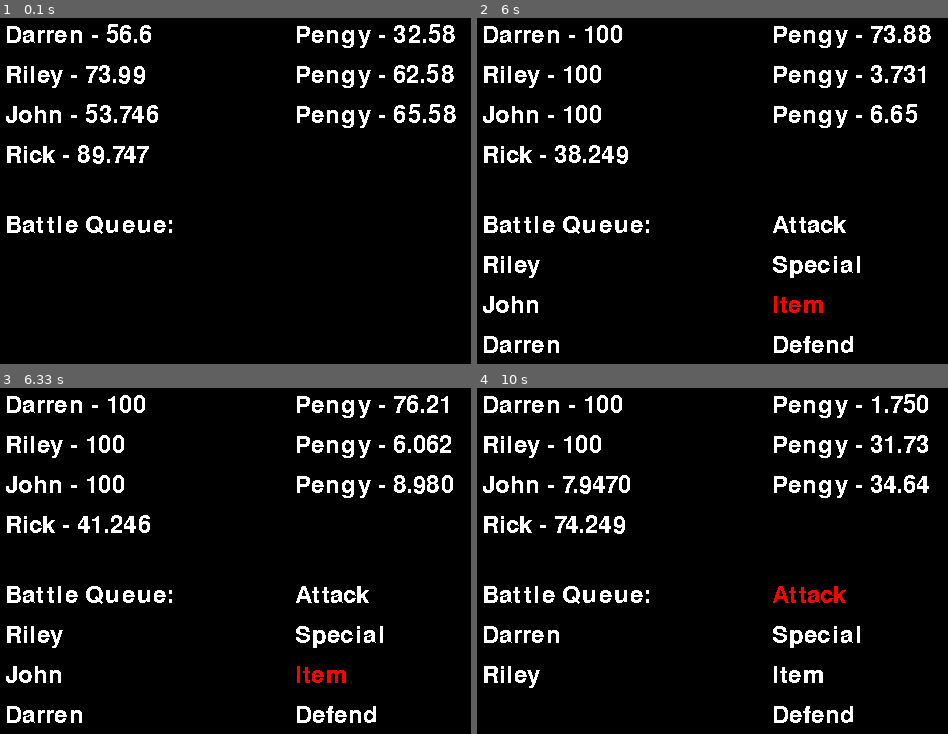
Above: before the commit, frames 1-4 (two rows, left to right).
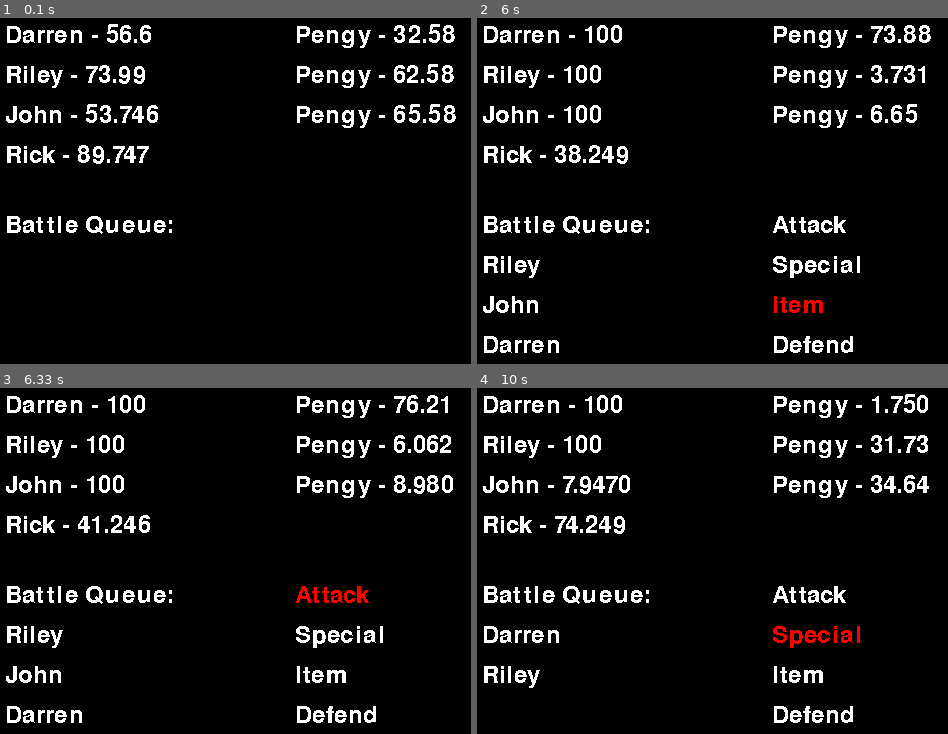
Above: after the commit, the same moments.

Repository: rigratz/PygameRPG
Game: pygame game, started from Main.py
Same seed, same stepped clock (60 frames per second), same inputs: the game is played once before the commit and once after it.
Inputs:
- Up to frame 1 (0.1 s): no input
- Up to frame 2 (6 s): hold Down 0.83-1.3 s; hold Up 1.33-1.7 s; tap Space at 1.73, 2.13, 2.87, 3.2, 3.53, 3.93, 4.67, 5, 5.4 s; hold Down 2.07-2.43 s; tap S at 2.47 s; hold Up 2.8-3.1 s; hold Down 3.13-3.43 s; hold Up 3.47-3.83 s; hold Down 3.87-4.23 s; hold Down 4.6-4.9 s; hold Up 4.93-5.3 s; hold Down 5.33-5.7 s
- Up to frame 3 (6.33 s): tap X at 6.07 s
- Up to frame 4 (10 s): hold Down 6.4-6.7 s; tap Space at 6.47, 6.8, 7.2, 7.93, 8.27, 8.67, 9.07, 9.4, 9.73 s; tap S at 6.55, 9.15 s; hold Up 6.73-7.1 s; hold Down 7.13-7.5 s; hold Down 7.87-8.17 s; hold Up 8.2-8.57 s; hold Down 8.6-8.97 s; tap X at 8.75, 9.82 s; hold Up 9-9.3 s; hold Down 9.33-9.63 s; hold Up from 9.67 s (still down)

Frames 1-2 are identical in both runs. In frame 3, 0.6% of the frame differs, in the area x 62-79%, y 57-86%; in frame 4, 0.8%, in the area x 62-82%, y 57-76%.

Commit message:
Greatly reduced redundancy in Battle code. Disambiguated actions and items. Battle actions functional, if not finalized

Diff:
--- a/Action.py
+++ b/Action.py
@@ -1,18 +1,150 @@
+NONE = 'None'
+
+FIRE = 'Fire'
+ICE = 'Ice'
+LIGHTNING = 'Lightning'
+PHYSICAL = 'Physical'
+COVER = 'Cover'
+STEAL = 'Steal'
+HEAL = 'Heal'
+REVIVE = 'Revive'
+
+
+class Actions(object):
+    def __init__(self, special):
+        self.attack = Attack()
+        self.defend = Defend()
+        self.techs = special
+
+
 class Action(object):
     """Actions entities can take. Not implemented yet"""
-    def __init__(self):
+    def __init__(self, name, attack, element):
+        self.name = name
+        self.attack = attack
+        self.element = element
+
+    def enact(self, caster, target):
+        """Method to be overridden by extending classes. Enacts Action from one caster on one target"""
+        caster.reset_atb()
         pass
 
-    def activate(self, caster, target):
-        """Method to be overridden by extending classes. Enacts Action"""
-        pass
 
 
 class Attack(Action):
     """Default attack action"""
     def __init__(self):
-        super(Attack, self).__init__()
+        super(Attack, self).__init__('Attack', True, PHYSICAL)
 
-    def activate(self, caster, target):
-        target.hp -= caster.str
-        super(Attack, self).activate(caster, target)
+    def enact(self, caster, target):
+        print(target.name + ' just got whacked by ' + caster.name)
+        target.hp -= calculate_damage(caster, target, self)
+        super(Attack, self).enact(caster, target)
+
+
+class Defend(Action):
+    """Default defend action"""
+    def __init__(self):
+        super(Defend, self).__init__('Defend', False, None)
+
+    def enact(self, caster, target=None):
+        print(caster.name + ' plays it cool. Defending!')
+        caster.defending = True
+        super(Defend, self).enact(caster, target)
+
+
+class Fire(Action):
+    """Action representing Mage's Fire spell"""
+    def __init__(self):
+        super(Fire, self).__init__(FIRE, True, FIRE)
+
+    def enact(self, caster, target):
+        print(target.name + ' just got burned by ' + caster.name)
+        target.hp -= calculate_damage(caster, target, self)
+        super(Fire, self).enact(caster, target)
+
+
+class Ice(Action):
+    """Action representing Mage's Ice spell"""
+    def __init__(self):
+        super(Ice, self).__init__(ICE, True, ICE)
+
+    def enact(self, caster, target):
+        print(target.name + ' just got frozen by ' + caster.name)
+        target.hp -= calculate_damage(caster, target, self)
+        super(Ice, self).enact(caster, target)
+
+
+class Lightning(Action):
+    """Action representing Mage's Ice spell"""
+    def __init__(self):
+        super(Lightning, self).__init__(LIGHTNING, True, LIGHTNING)
+
+    def enact(self, caster, target):
+        print(target.name + ' just got electrocuted by ' + caster.name)
+        target.hp -= calculate_damage(caster, target, self)
+        super(Lightning, self).enact(caster, target)
+
+
+class Cover(Action):
+    """Action representing Knight's Cover ability"""
+    def __init__(self):
+        super(Cover, self).__init__(COVER, False, None)
+
+    def enact(self, caster, target):
+        print(target.name + ' is being Covered by ' + caster.name)
+        target.defending = True
+        super(Cover, self).enact(caster, target)
+
+
+class Steal(Action):
+    """Action representing Rogue's Steal ability"""
+    def __init__(self):
+        super(Steal, self).__init__(STEAL, True, None)
+
+    def enact(self, caster, target):
+        print(target.name + ' just got jacked by ' + caster.name)
+        super(Steal, self).enact(caster, target)
+
+
+class Heal(Action):
+    """Action representing Cleric's Heal spell"""
+    def __init__(self):
+        super(Heal, self).__init__(HEAL, False, None)
+
+    def enact(self, caster, target):
+        print(caster.name + ' just healed ' + target.name)
+        super(Heal, self).enact(caster, target)
+
+
+class Revive(Action):
+    """Action representing Cleric's Revive spell"""
+    def __init__(self):
+        super(Revive, self).__init__(REVIVE, False, None)
+
+    def enact(self, caster, target):
+        print(caster.name + ' just revived ' + target.name)
+        super(Revive, self).enact(caster, target)
+
+
+def calculate_damage(caster, target, action):
+    if action.element == PHYSICAL:
+        damage = caster.str - (target.dfn / 4)
+        if target.defending is True:
+            damage /= 2
+    else:
+        damage = caster.mag - (target.mgd / 4)
+        for resistance in target.resistance:
+            if action.element == resistance:
+                print(target.name + ' is strong against ' + resistance)
+                damage /= 2
+        for weakness in target.weakness:
+            if action.element == weakness:
+                print(target.name + ' is weak against ' + weakness)
+                damage *= 2
+
+    return damage
+
+
+def calculate_healing(caster, target, action):
+    pass
--- a/Battle.py
+++ b/Battle.py
@@ -1,3 +1,4 @@
+from Action import Action
 import pygame
 from pygame import *
 import random
@@ -29,6 +30,7 @@
         self.magicMenu = False
         self.itemMenu = False
         self.targeting = False
+        self.selectedAction = None
         self.selectionBuffer = 0
 
         # Each character's starting ATB value is random
@@ -73,6 +75,10 @@
         textY = 10
 
         for e in self.enemyGroup.members:
+            if e.hp <= 0:
+                print(e.name + ' has returned from whence they came.')
+                self.enemyGroup.members.remove(e)
+
             # Adjust enemy ATB gauge
             e.atb_charge(atbIncrement)
             if e.atb == 100:
@@ -98,143 +104,109 @@
 
         # Display and navigate available Action options
         if self.battleQueue.get_size() > 0:
-            availableTechs = self.battleQueue.peek().techs
-            availableItems = self.party.items
-            if self.magicMenu is False and self.itemMenu is False and self.targeting is False:
-                # Display default Battle options
-                self.display_options(ACTIONS, self.highlightedAction, 300, 200, screen)
-
-                if self.selectionBuffer == 0:
-                    if controls.select:
-                        if self.highlightedAction == ATTACK:
-                            # player = self.battleQueue.dequeue()
-                            # print(player.name + ' attacks!')
-                            self.targeting = True
-                            self.highlightedAction = 0
-                            # player.reset_atb()
-                        elif self.highlightedAction == SPECIAL:
-                            self.magicMenu = True
-                            self.highlightedAction = 0
-                        elif self.highlightedAction == ITEM:
-                            self.itemMenu = True
-                            self.highlightedAction = 0
-                        elif self.highlightedAction == DEFEND:
-                            player = self.battleQueue.dequeue()
-                            print(player.name + ' defends!')
-                            self.highlightedAction = 0
-                            player.reset_atb()
-                        self.selectionBuffer = SELECTION_BUFFER
-
-                    if controls.skip:
-                        self.battleQueue.front_to_back()
+            player = self.battleQueue.peek()
+            optionList = self.get_options_list(self.battleQueue.peek())
+            options = len(optionList) - 1
+
+            if self.targeting:
+                self.display_targets(optionList, self.highlightedAction, 300, 200, screen)
+            else:
+                self.display_options(optionList, self.highlightedAction, 300, 200, screen)
+
+            if self.selectionBuffer == 0:
+                if controls.select:
+                    if self.targeting is False:
+                        self.make_selection(player, optionList[self.highlightedAction])
+                    else:
+                        self.selectedAction.enact(player, optionList[self.highlightedAction])
+                        self.targeting = self.magicMenu = self.itemMenu = False
+                        self.battleQueue.dequeue()
+                    self.selectionBuffer = SELECTION_BUFFER
+                    self.highlightedAction = 0
+                if controls.cancel:
+                    if self.targeting:
+                        self.targeting = False
+                    elif self.magicMenu:
+                        self.magicMenu = False
+                    elif self.itemMenu:
+                        self.itemMenu = False
+                    self.highlightedAction = 0
+                    self.selectionBuffer = SELECTION_BUFFER
+                if controls.skip:
+                    self.battleQueue.front_to_back()
+                    self.targeting = self.magicMenu = self.itemMenu = False
+                    self.highlightedAction = 0
+                    self.selectionBuffer = SELECTION_BUFFER
+                if controls.up or controls.left:
+                    self.highlightedAction -= 1
+                    if self.highlightedAction < 0:
+                        self.highlightedAction = options
+                    self.selectionBuffer = SELECTION_BUFFER
+                if controls.down or controls.right:
+                    self.highlightedAction += 1
+                    if self.highlightedAction > options:
                         self.highlightedAction = 0
-                        self.selectionBuffer = SELECTION_BUFFER
-                    if controls.up:
-                        self.highlightedAction -= 1
-                        if self.highlightedAction < ATTACK:
-                            self.highlightedAction = DEFEND
-                        self.selectionBuffer = SELECTION_BUFFER
-                    if controls.down:
-                        self.highlightedAction += 1
-                        if self.highlightedAction > DEFEND:
-                            self.highlightedAction = ATTACK
-                        self.selectionBuffer = SELECTION_BUFFER
-            elif self.magicMenu is False and self.itemMenu is False and self.targeting is True:
-                self.display_targets(self.enemyGroup.members, self.highlightedAction,300, 200, screen)
-
-                if self.selectionBuffer == 0:
-                    if controls.select:
-                        target = self.enemyGroup.members[self.highlightedAction]
-                        player = self.battleQueue.dequeue()
-                        print(target.name + ' HP: ' + str(target.hp))
-                        print(player.name + ' attacks ' + target.name)
-                        self.calculate_damage(player, target, 'Attack')
-                        print(target.name + ' HP: ' + str(target.hp))
-                        if target.hp <= 0:
-                            print(target.name + ' defeated!')
-                            self.enemyGroup.members.remove(target)
-                        self.highlightedAction = 0
-                        self.targeting = False
-                        player.reset_atb()
-                        self.selectionBuffer = SELECTION_BUFFER
-
-                    if controls.cancel:
-                        self.targeting = False
-                        self.selectionBuffer = SELECTION_BUFFER
-
-                    if controls.skip:
-                        if self.battleQueue.size > 1:
-                            self.battleQueue.front_to_back()
-                            self.highlightedAction = 0
-                            self.selectionBuffer = SELECTION_BUFFER
-                    if controls.up:
-                        self.highlightedAction -= 1
-                        if self.highlightedAction < 0:
-                            self.highlightedAction = len(self.enemyGroup.members) - 1
-                        self.selectionBuffer = SELECTION_BUFFER
-                    if controls.down:
-                        self.highlightedAction += 1
-                        if self.highlightedAction > len(self.enemyGroup.members) - 1:
-                            self.highlightedAction = 0
-                        self.selectionBuffer = SELECTION_BUFFER
-            elif self.magicMenu and not self.targeting:
-                # Display Magic options
-                self.display_options(self.battleQueue.peek().techs, self.highlightedAction, 300, 200, screen)
-
-                if self.selectionBuffer == 0:
-                    if controls.select:
-                        # player = self.battleQueue.dequeue()
-                        # print(player.name + ' uses ' + availableTechs[self.highlightedAction] + " magic!")
-                        # self.magicMenu = False
-                        self.targeting = True
-                        self.highlightedAction = 0
-                        self.selectionBuffer = SELECTION_BUFFER
-                        # player.reset_atb()
-                    if controls.cancel:
-                        self.magicMenu = False
-                        self.selectionBuffer = SELECTION_BUFFER
-                    if controls.up:
-                        self.highlightedAction -= 1
-                        if self.highlightedAction < 0:
-                            self.highlightedAction = len(availableTechs) - 1
-                        self.selectionBuffer = SELECTION_BUFFER
-                    if controls.down:
-                        self.highlightedAction += 1
-                        if self.highlightedAction > len(availableTechs) - 1:
-                            self.highlightedAction = 0
-                        self.selectionBuffer = SELECTION_BUFFER
-            elif self.itemMenu and not self.targeting:
-                # Display available Item options
-                self.display_options(self.party.items, self.highlightedAction, 300, 200, screen)
-
-                if self.selectionBuffer == 0:
-                    if controls.select:
-                        player = self.battleQueue.dequeue()
-                        print(player.name + ' uses ' + availableItems[self.highlightedAction] + " item!")
-                        self.itemMenu = False
-                        self.selectionBuffer = SELECTION_BUFFER
-                        player.reset_atb()
-                    if controls.cancel:
-                        self.itemMenu = False
-                        self.selectionBuffer = SELECTION_BUFFER
-                    if controls.up:
-                        self.highlightedAction -= 1
-                        if self.highlightedAction < 0:
-                            self.highlightedAction = len(availableItems) - 1
-                        self.selectionBuffer = SELECTION_BUFFER
-                    if controls.down:
-                        self.highlightedAction += 1
-                        if self.highlightedAction > len(availableItems) - 1:
-                            self.highlightedAction = 0
-                        self.selectionBuffer = SELECTION_BUFFER
-            elif self.magicMenu and self.targeting:
-                self.display_targets(self.enemyGroup.members, self.highlightedAction, 300, 200, screen)
-                pass
-            elif self.itemMenu and self.targeting:
-                pass
+                    self.selectionBuffer = SELECTION_BUFFER
+
         else:
             self.highlightedAction = -1
+
         return BATTLE_CONTINUE
+
+    def make_selection(self, actor, selection):
+        if self.magicMenu is False and self.itemMenu is False:
+            if selection == 'Attack':
+                self.selectedAction = actor.actions.attack
+                self.targeting = True
+            elif selection == 'Special':
+                self.magicMenu = True
+            elif selection == 'Item':
+                self.itemMenu = True
+            elif selection == 'Defend':
+                actor.actions.defend.enact(actor, None)
+                self.battleQueue.dequeue()
+        elif self.magicMenu:
+            for action in actor.actions.techs:
+                if selection == action.name:
+                    self.selectedAction = action
+                    self.targeting = True
+                    break
+
+        elif self.itemMenu:
+            for item in self.party.items:
+                if selection == item.name:
+                    self.selectedAction = item
+                    self.targeting = True
+                    break
+
+
+    def get_options_list(self, actor):
+        """Method to derive list of selectable options in battle. Seems sort of hacky as currently implemented,
+            will probably be done differently in later versions"""
+        if self.targeting:
+            if self.selectedAction.attack:
+                return self.enemyGroup.members
+            else:
+                return self.players
+
+        if self.magicMenu is False and self.itemMenu is False:
+            return ACTIONS
+
+        elif self.magicMenu:
+            return self.get_named_list(actor.techs)
+
+        elif self.itemMenu:
+            return self.get_named_list(self.party.items)
+
+        else:
+            return None
+
+    def get_named_list(self, list):
+        """MUST BE USED ON LIST OF OBJECTS CONTAINING .name FIELD"""
+        result = []
+        for i in list:
+            result.append(i.name)
+        return result
 
     @staticmethod
     def display_single_line(line, x, y, screen):
@@ -274,11 +246,6 @@
     def navigate_targets(self, caster, targets, action):
         pass
 
-    def calculate_damage(self, caster, target, action):
-        """Determines the result of a caster's action on a target"""
-        if action == 'Attack':
-            target.hp -= caster.str
-
     def battle_results(self):
         """Calculate XP gain, level increase, item drops, etc"""
         pass
--- a/BattleEntity.py
+++ b/BattleEntity.py
@@ -1,3 +1,4 @@
+from Action import *
 import random
 
 
@@ -21,6 +22,9 @@
         self.mgd = 10
         self.spd = 10
         self.techs = []
+        self.resistance = []
+        self.weakness = []
+        self.defending = False
         self.friendly = False
 
         for prop, value in kwargs.items():
@@ -29,6 +33,7 @@
             else:
                 pass # throw some type of exception
 
+        self.actions = Actions(self.techs)
         self.set_atb_start()
 
     def set_atb_start(self):
@@ -49,7 +54,7 @@
 
     def take_action(self, action):
         """Does something. Not implemented yet"""
-        action.activate()
+        action.enact()
         self.reset_atb()
 
     def level_up(self):
--- a/Enemy.py
+++ b/Enemy.py
@@ -18,7 +18,8 @@
     def __init__(self):
         self.charged = False
         abilities = ['Peck', 'Snowball', 'Charge']
-        super(Pengy, self).__init__(name='Pengy', hp=10, str=5, spd=7, techs=abilities)
+        super(Pengy, self).__init__(name='Pengy', hp=10, str=5, spd=7, techs=abilities, resistance=['Ice'],
+                                    weakness=['Fire'])
 
     def battle_script(self):
         seed = random.randrange(0,100)
--- /dev/null
+++ b/Item.py
@@ -0,0 +1,23 @@
+from Action import *
+
+
+class Potion(Action):
+    def __init__(self):
+        super(Potion, self).__init__('Potion', False, None)
+        pass
+
+    def enact(self, caster, target):
+        target.hp += 30
+        print(caster.name + ' uses Potion to heal ' + target.name)
+        super(Potion, self).enact(caster, target)
+
+
+class PhoenixDown(Action):
+    def __init__(self):
+        super(PhoenixDown, self).__init__('Phoenix Down', False, None)
+        pass
+
+    def enact(self, caster, target):
+        target.hp += 30
+        print(caster.name + ' uses Phoenix Down to revive ' + target.name)
+        super(PhoenixDown, self).enact(caster, target)
--- a/Party.py
+++ b/Party.py
@@ -1,12 +1,12 @@
 from BattleEntity import BattleEntity
-
+from Item import *
 
 class Party(object):
     """Representation of a party of Characters"""
 
     def __init__(self):
         self.members = []
-        self.items = ["Potion", "Phoenix Down"]
+        self.items = [Potion(), PhoenixDown()]
 
     def __iter__(self):
         self._i = 0
@@ -36,7 +36,7 @@
     """Class representing one of the game's main characters. Specifically, this is for the character who follows
         the typical Knight trope"""
     def __init__(self):
-        knightTechs = ['Cover', 'Power Break', 'Magic Break']
+        knightTechs = [Cover()]
         super(Knight, self).__init__(name='Darren', job='Knight', hp=100, mp=20, str=15, mag=5, dfn=15, mgd=8,
                                      spd=8, techs=knightTechs, friendly=True)
 
@@ -45,7 +45,7 @@
     """Class representing one of the game's main characters. Specifically, this is for the character who follows
         the typical Rogue trope"""
     def __init__(self):
-        rogueTechs = ['Steal', 'Flee', 'Hide']
+        rogueTechs = [Steal()]
         super(Rogue, self).__init__(name='Riley', job='Rogue', hp=75, mp=25, str=9, mag=8, dfn=10, mgd=8,
                                     spd=12, techs=rogueTechs, friendly=True)
 
@@ -54,7 +54,7 @@
     """Class representing one of the game's main characters. Specifically, this is for the character who follows
         the typical Mage trope"""
     def __init__(self):
-        mageTechs = ['Fire', 'Ice', 'Lightning']
+        mageTechs = [Fire(), Ice(), Lightning()]
         super(Mage, self).__init__(name='John', job='Mage', hp=50, mp=40, str=4, mag=14, dfn=6, mgd=12,
                                    spd=9, techs=mageTechs, friendly=True)
 
@@ -63,7 +63,7 @@
     """Class representing one of the game's main characters. Specifically, this is for the character who follows
         the typical Cleric trope"""
     def __init__(self):
-        clericTechs = ['Heal', 'Revive', 'Barrier']
+        clericTechs = [Heal(), Revive()]
         super(Cleric, self).__init__(name='Rick', job='Cleric', hp=50, mp=40, str=4, mag=13, dfn=6, mgd=13,
                                      spd=9, techs=clericTechs, friendly=True)
 
